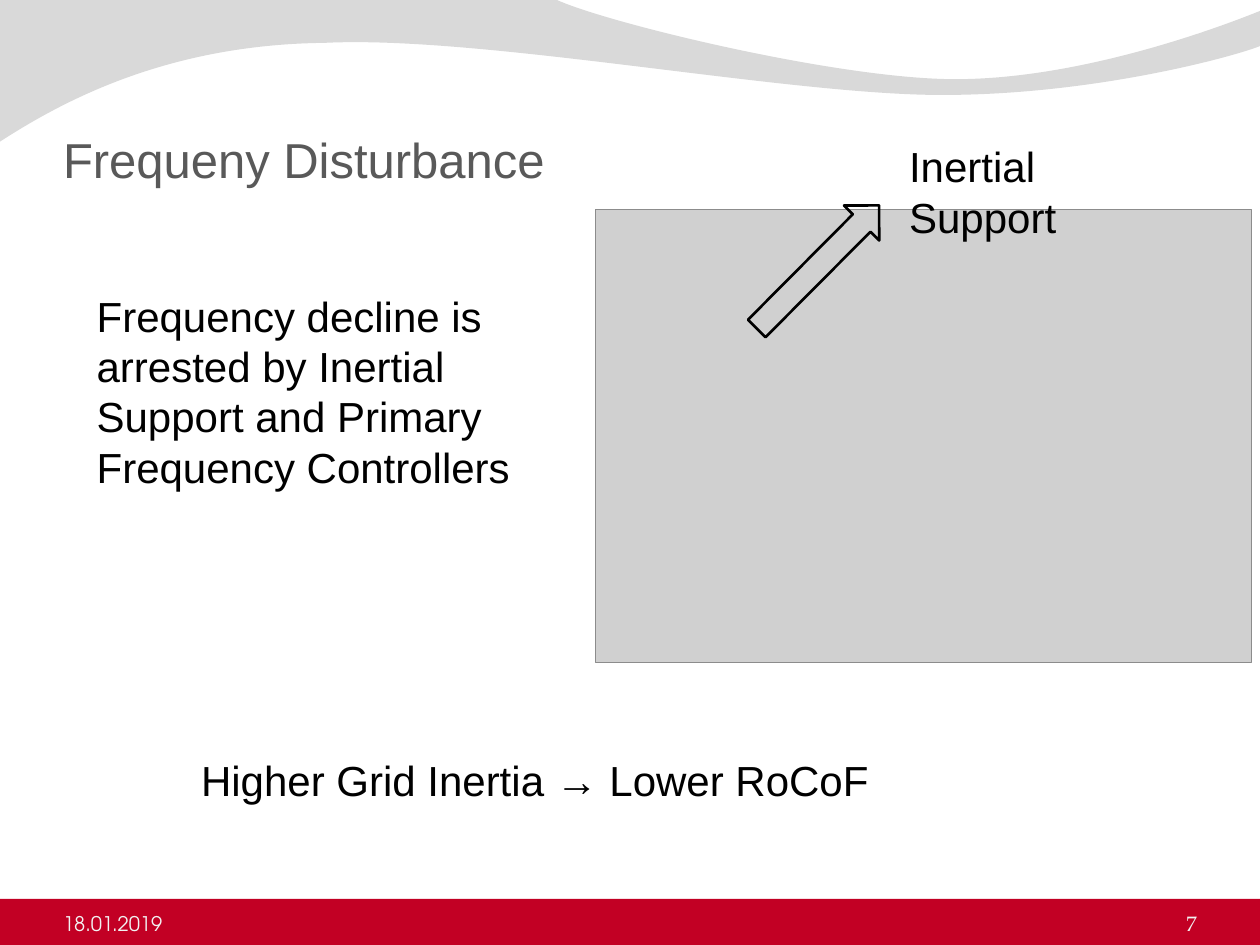
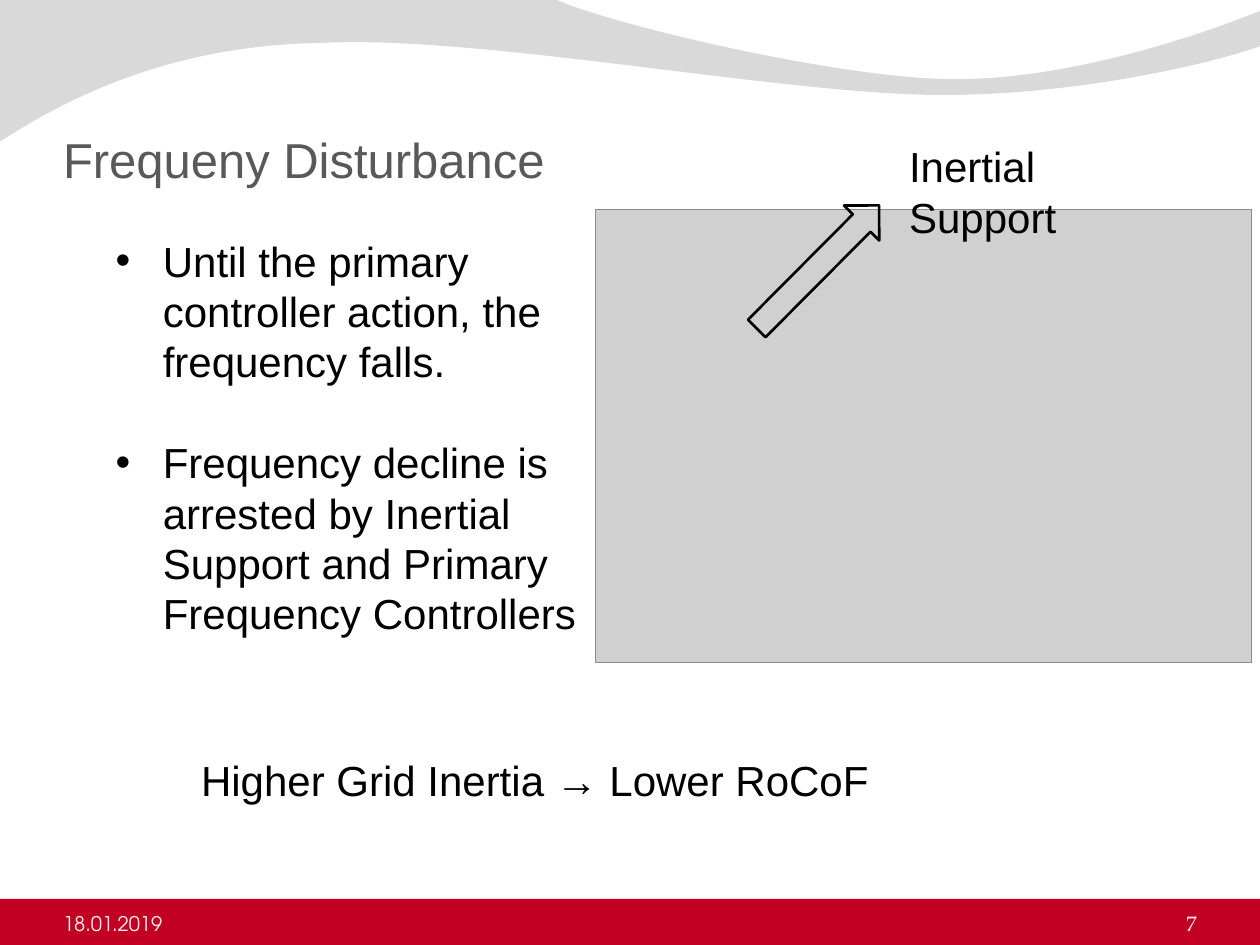
Before and after one commit to ErencanDuymaz/Research, a slide deck: slide 7 of Thesis/Thesis Defence/Erencan_Duymaz_thesis_defence.pptx. Drawn at 1260x945 pixels with LibreOffice and Linux fonts; fonts in the diff are those of the drawing; grey boxes stand for pictures; background and template pictures are left out. Boxes give left, top, right and bottom in pixels: in the first picture for what was removed or moved away, otherwise in the second. Text is boxed around its words. In the diff, an @@ line names an element or a change of style, - is before the commit and + after.

```diff
--- a/Thesis/Thesis Defence/Erencan_Duymaz_thesis_defence.pptx
+++ b/Thesis/Thesis Defence/Erencan_Duymaz_thesis_defence.pptx
@@ text "Until the primary controller action, ...": place and size @@
-text "Until the primary controller action, ..." at box(97, 301, 510, 491)
+text "Until the primary controller action, ..." at box(163, 246, 576, 638)
@@ text at box(163, 246, 541, 386): paragraph added @@
+• Until the primary controller action, the frequency falls.
@@ text at box(163, 447, 576, 638): bullet none to • @@
```
Also in this commit, not shown: 9 other slides changed, 2 slides added, 1 slide removed, 10 other files.
